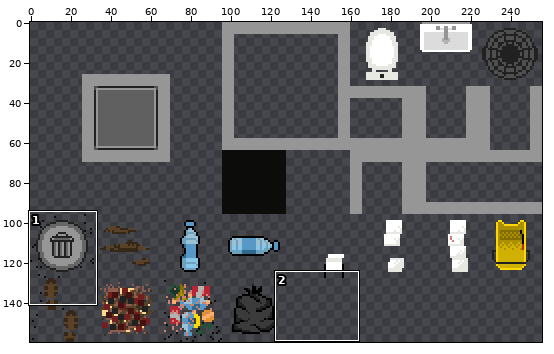
Edited in one commit: sprite sheet (Sprites/tileset.png). The picture above shows the old version from afar; the outline marks the close-up.
Close-up. Before:
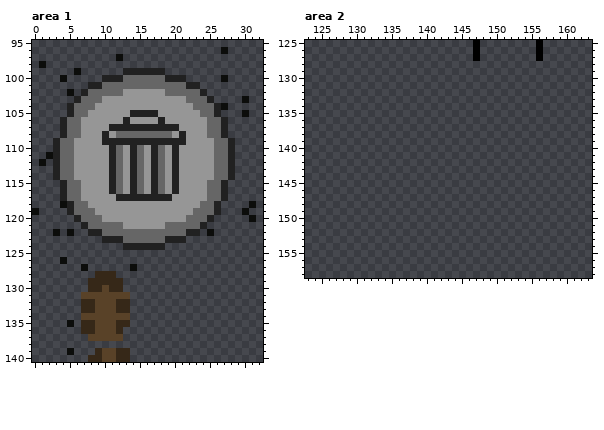
The file is 256x160 pixels. Colours within 5 levels of each other are drawn and written as one. Shown: area 1: x 0..32, y 95..140; area 2: x 123..163, y 125..158.
The same view after the edit:
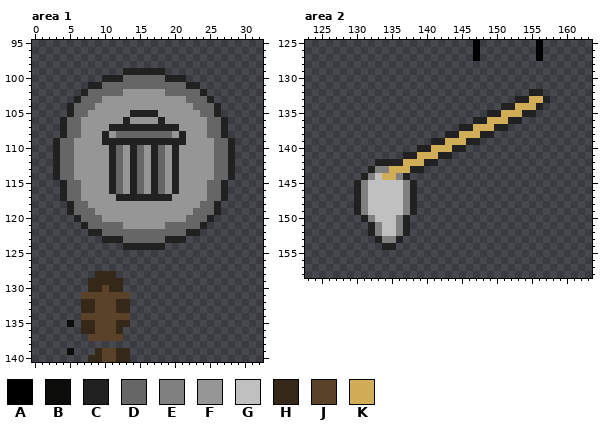
Palette (. is transparent): A #000000  B #0c0d0b  C #212121  D #666666  E #808080  F #969696  G #c0c0c0  H #362818  J #594228  K #d1ad58
The edit:
--- area 1
@@ x 0..32 @@
  95 .................................
- 96 ...........................B.....
- 97 ............B....................
- 98 .B...............................
- 99 ......B......CCCCCC..............
-100 ....B.....CCCDDDDDDCCC.....B.....
+ 96 .................................
+ 97 .................................
+ 98 .................................
+ 99 .............CCCCCC..............
+100 ..........CCCDDDDDDCCC...........
 101 ........CCDDDDDDDDDDDDCC.........
-102 .....B.CDDDDDFFFFFFDDDDDC........
-103 ......CDDDFFFFFFFFFFFFDDDC....B..
-104 .....CDDDFFFFFFFFFFFFFFDDDCB.....
-105 .....CDDFFFFFFCCCCFFFFFFDDC...B..
+102 .......CDDDDDFFFFFFDDDDDC........
+103 ......CDDDFFFFFFFFFFFFDDDC.......
+104 .....CDDDFFFFFFFFFFFFFFDDDC......
+105 .....CDDFFFFFFCCCCFFFFFFDDC......
 106 ....CDDFFFFFFCFFFFCFFFFFFDDC.....
@@ x 0..4 @@
 110 ...CD
-111 ..BCD
-112 .B.CD
+111 ...CD
+112 ...CD
 113 ...CD
@@ x 0..32 @@
 117 ....CDDFFFFFCCCCCCCCFFFFFDDC.....
-118 ....BCDDFFFFFFFFFFFFFFFFDDC....B.
-119 B....CDDDFFFFFFFFFFFFFFDDDC...B..
-120 ......CDDDFFFFFFFFFFFFDDDC.....B.
+118 .....CDDFFFFFFFFFFFFFFFFDDC......
+119 .....CDDDFFFFFFFFFFFFFFDDDC......
+120 ......CDDDFFFFFFFFFFFFDDDC.......
 121 .......CDDDDDFFFFFFDDDDDC........
-122 ...B.B..CCDDDDDDDDDDDDCC.B.......
+122 ........CCDDDDDDDDDDDDCC.........
 123 ..........CCCDDDDDDCCC...........
@@ x 2..16 @@
 125 ...............
-126 ..B............
-127 .....B......B..
+126 ...............
+127 ...............
 128 .......HHH.....
--- area 2
@@ x 123..163 @@
 131 .........................................
-132 .........................................
-133 .........................................
-134 .........................................
-135 .........................................
-136 .........................................
-137 .........................................
-138 .........................................
-139 .........................................
-140 .........................................
-141 .........................................
-142 .........................................
-143 .........................................
-144 .........................................
-145 .........................................
-146 .........................................
-147 .........................................
-148 .........................................
-149 .........................................
-150 .........................................
-151 .........................................
-152 .........................................
-153 .........................................
-154 .........................................
+132 ................................CC.......
+133 ..............................CCKKC......
+134 ............................CCKKKC.......
+135 ..........................CCKKKCC........
+136 ........................CCKKKCC..........
+137 ......................CCKKKCC............
+138 ....................CCKKKCC..............
+139 ..................CCKKKCC................
+140 ................CCKKKCC..................
+141 ..............CCKKKCC....................
+142 ..........CCCCKKKCC......................
+143 .........CEEKKKCC........................
+144 ........CEGKKEC..........................
+145 .......CEGGGGGEC.........................
+146 .......CEGGGGGEC.........................
+147 .......CEGGGGGEC.........................
+148 .......CEGGGGGEC.........................
+149 .......CEGGGGGEC.........................
+150 ........CEGGGEC..........................
+151 .........CEGGEC..........................
+152 .........CEGGEC..........................
+153 ..........CEEC...........................
+154 ...........CC............................
 155 .........................................
